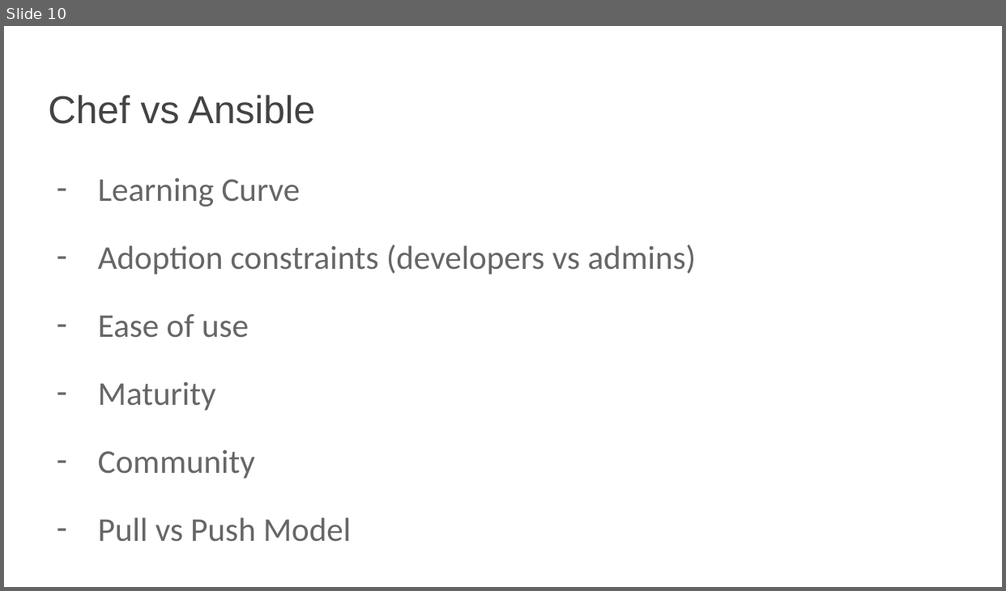
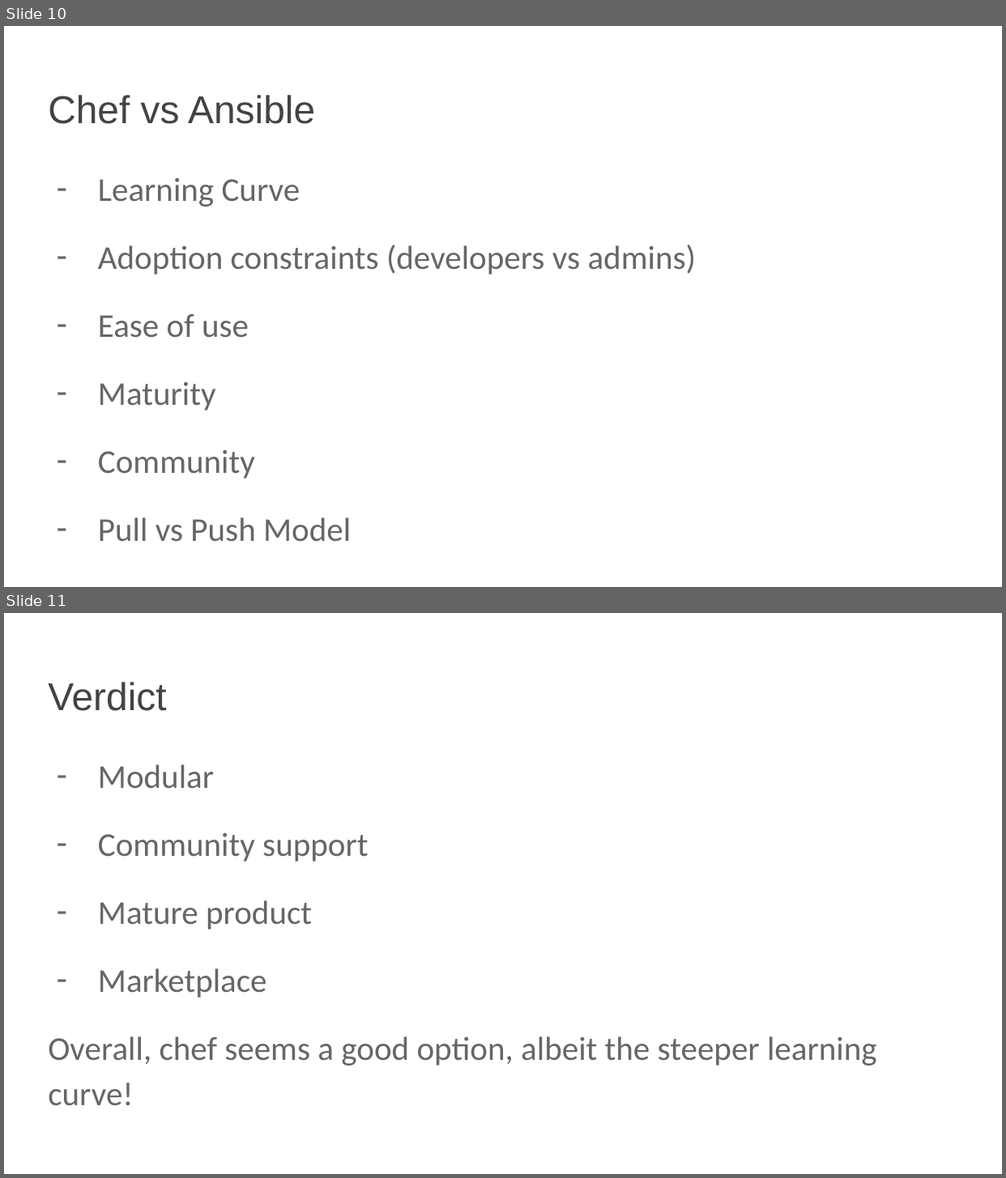
Before and after one commit to akankshachandre/devops-techtalk, a slide deck: Tech Talk - Chef.pptx. Shown one above the other, each under a label of ours: slide 10 before the commit, slides 10 and 11 after it. The pictures are 1006x591 and 1006x1178 pixels, drawn with LibreOffice and Linux fonts; fonts in the diff are those of the drawing. Boxes give left, top, right and bottom in pixels: in the first picture for what was removed or moved away, otherwise in the second. Text is boxed around its words. In the diff, an @@ line names an element or a change of style, - is before the commit and + after.

```diff
--- a/Tech Talk - Chef.pptx
+++ b/Tech Talk - Chef.pptx
@@ slide 11 added at (4, 613, 1002, 1174), background #FFFFFF @@
@@ title added at (48, 682, 166, 711), 28 pt, text #434343 @@
+Verdict
@@ text added at (48, 764, 877, 1106), 24 pt, text #666666 @@
+– Modular
+– Community support
+– Mature product
+– Marketplace
+Overall, chef seems a good option, albeit the steeper learning curve!
```
Also in this commit, not shown: 2 slides changed, 1 other slide added, 1 slide removed.
